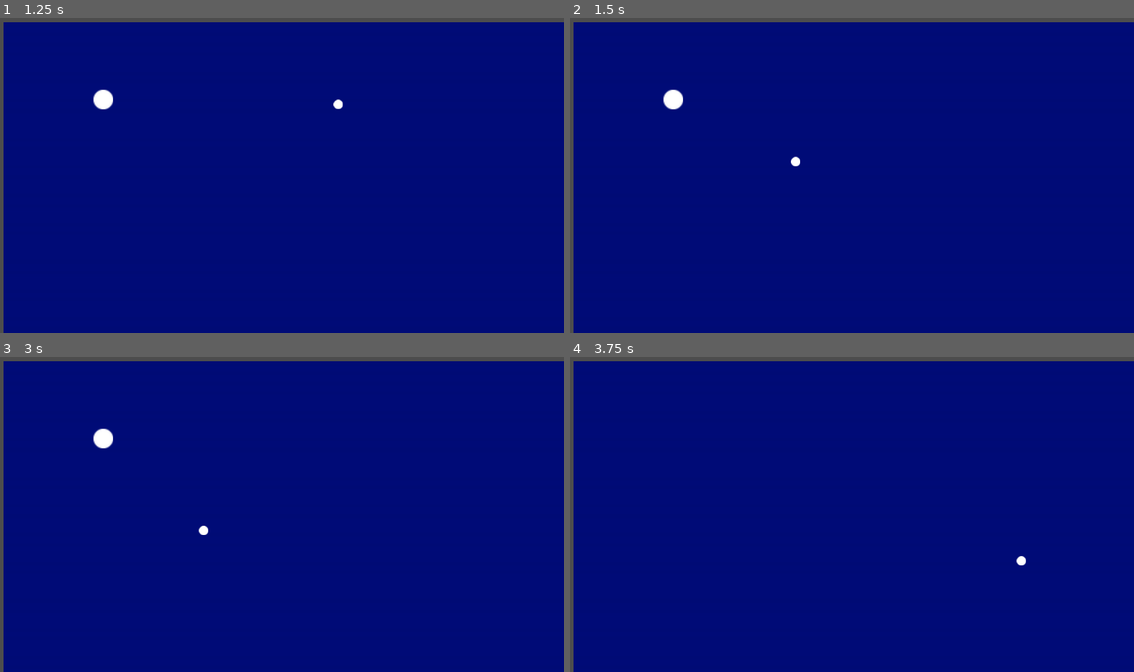
Above: before the commit, frames 1-4 (two rows, left to right).
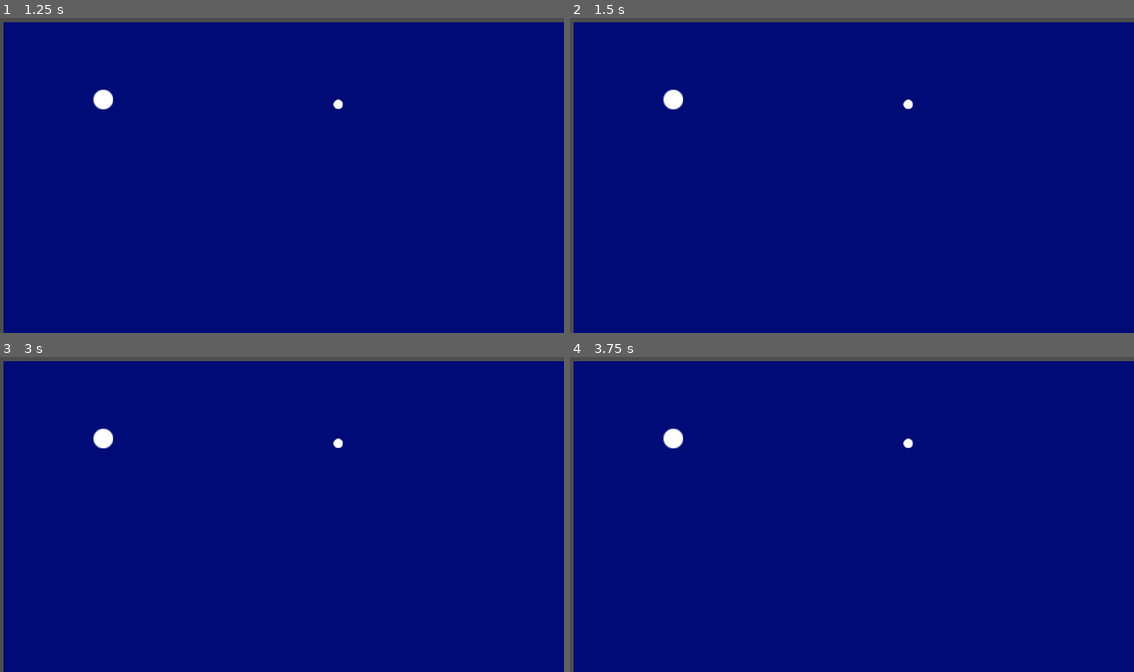
Above: after the commit, the same moments.

Repository: ririRKR/personal
Game: Godot game, scene res://scenegame.tscn
Same seed, same stepped clock (60 frames per second), same inputs: the game is played once before the commit and once after it.
Inputs (mouse positions are in pixels of both pictures, inside the frame that each line leads up to):
- Up to frame 1 (1.25 s): tap Enter at 0.5 s; drag from (197, 121) to (338, 106) at 0.52 s
- Up to frame 2 (1.5 s): tap Space at 1.25 s; drag from (739, 191) to (908, 106) at 1.27 s
- Up to frame 3 (3 s): tap Enter at 2 s; move the mouse to (338, 445) at 2.02 s; press the mouse at (338, 445) at 2.03 s; release the mouse at (338, 445) at 2.75 s; tap Space at 2.75 s; drag from (253, 577) to (101, 438) at 2.77 s
- Up to frame 4 (3.75 s): tap Enter at 3.5 s; move the mouse to (1021, 561) at 3.52 s; press the mouse at (1021, 561) at 3.53 s

Frame 1 is identical in both runs. In frame 2, less than 0.1% of the frame differs, in the area x 39-61%, y 25-48%; in frame 3, less than 0.1%; in frame 4, 0.3%, in the area x 16-81%, y 22-67%.

Commit message:
dragging works great!

Diff:
--- a/tesitingoutagain/s1area.gd
+++ b/tesitingoutagain/s1area.gd
@@ -1,6 +1,7 @@
 extends Area2D
 
 var dragging = false
+var mouse_inside_area = false
 
 # Called when the node enters the scene tree for the first time.
 func _ready():
@@ -12,15 +13,21 @@
 	pass
 
 func _input(event):
+	#print("Mouse Pos:", get_global_mouse_position())
 	if event is InputEventMouseButton:
 		if event.pressed:
-			if event.is_action_pressed("UI_Click"):
+			if event.is_action_pressed("UI_Click") and mouse_inside_area:
 				dragging = true
 		else: dragging = false
 	if dragging:
 		get_parent().position = get_global_mouse_position()
+		print("dragging")
 
+func _on_mouse_entered():
+	mouse_inside_area = true
 
+func _on_mouse_exited():
+	mouse_inside_area = false
 
 
 	#if event is InputEventMouseButton and event.pressed and event.is_action_pressed("UI_Click"):  # Check for left mouse click
--- a/tesitingoutagain/s1hArea.gd
+++ b/tesitingoutagain/s1hArea.gd
@@ -13,9 +13,6 @@
 
 # Called every frame. 'delta' is the elapsed time since the previous frame.
 func _process(delta):
-	pass
-
-func _input(event):
 	var s1d = s1area.dragging
 	if overlaps_area(s1area) and s1d == false:
 		get_parent().set_texture(imgtexture)
--- a/tesitingoutagain/scenegame.tscn
+++ b/tesitingoutagain/scenegame.tscn
@@ -8,7 +8,7 @@
 [ext_resource type="Script" path="res://s1hArea.gd" id="6_dotyb"]
 
 [sub_resource type="CircleShape2D" id="CircleShape2D_h32bg"]
-radius = 0.43
+radius = 0.1
 
 [sub_resource type="CircleShape2D" id="CircleShape2D_3hiud"]
 
@@ -26,12 +26,12 @@
 script = ExtResource("2_bfxra")
 
 [node name="s1area" type="Area2D" parent="star1"]
-position = Vector2(0, 1)
+position = Vector2(0, -1)
 scale = Vector2(100, 100)
 script = ExtResource("4_o0vbq")
 
 [node name="s1collision" type="CollisionShape2D" parent="star1/s1area"]
-position = Vector2(5.96046e-08, 2.98023e-08)
+position = Vector2(5.96046e-08, 0.01)
 shape = SubResource("CircleShape2D_h32bg")
 
 [node name="star1hole" type="TextureRect" parent="."]
@@ -48,5 +48,5 @@
 [node name="s1hCollision" type="CollisionShape2D" parent="star1hole/s1hArea"]
 shape = SubResource("CircleShape2D_3hiud")
 
-[connection signal="mouse_entered" from="star1/s1area" to="star1" method="_on_area_2d_mouse_entered"]
-[connection signal="mouse_exited" from="star1/s1area" to="star1" method="_on_area_2d_mouse_exited"]
+[connection signal="mouse_entered" from="star1/s1area" to="star1/s1area" method="_on_mouse_entered"]
+[connection signal="mouse_exited" from="star1/s1area" to="star1/s1area" method="_on_mouse_exited"]
Not shown, changed: .DS_Store
